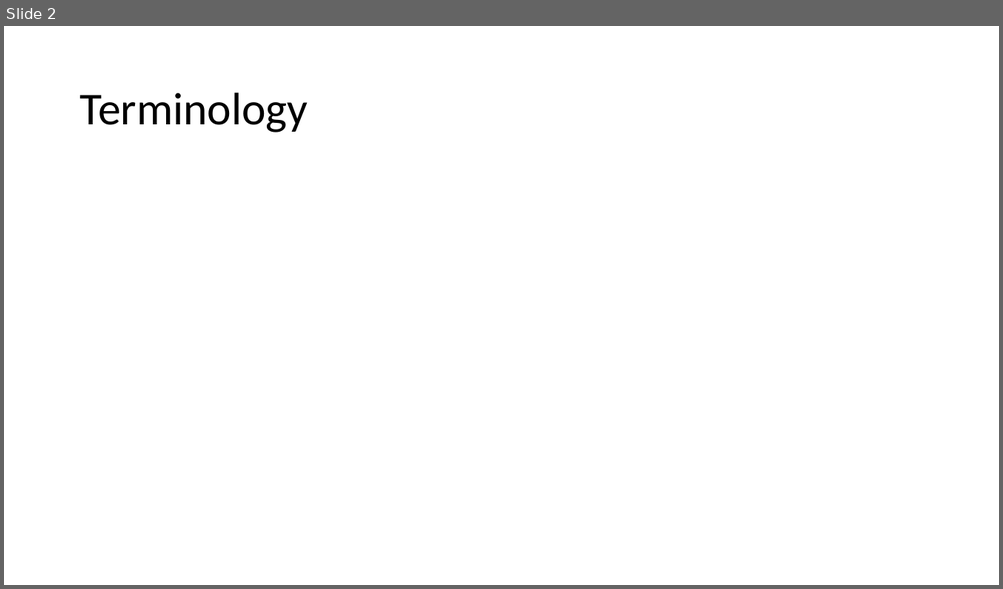
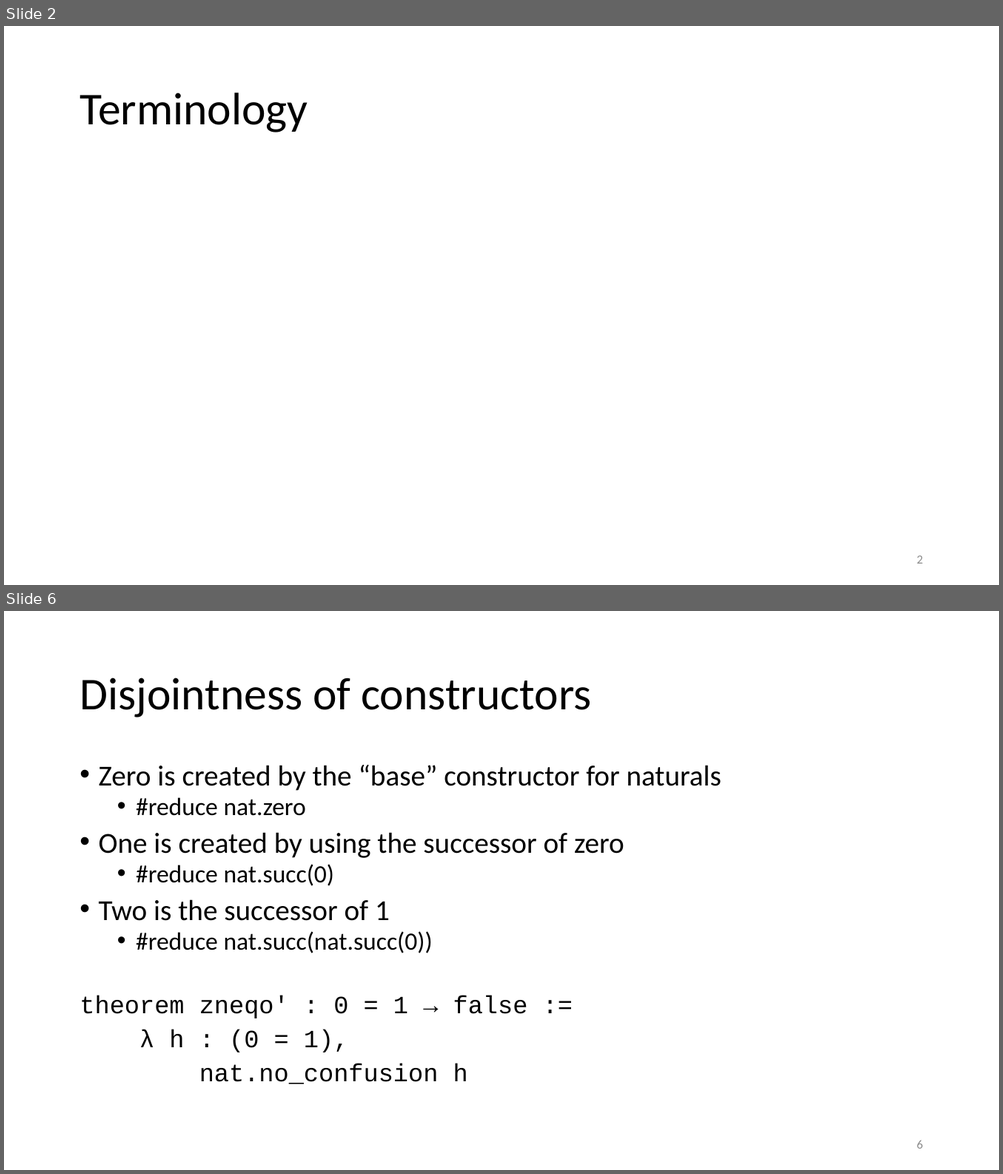
Before and after one commit to kevinsullivan/cs-dm, a slide deck: 06_Negation/Negation.pptx. Shown one above the other, each under a label of ours: slide 2 before the commit, slides 2 and 6 after it; the slides between them are not shown. The pictures are 1003x589 and 1003x1174 pixels, drawn with LibreOffice and Linux fonts; fonts in the diff are those of the drawing; grey boxes stand for pictures. Boxes give left, top, right and bottom in pixels: in the first picture for what was removed or moved away, otherwise in the second. Text is boxed around its words. In the diff, an @@ line names an element or a change of style, - is before the commit and + after.

```diff
--- a/06_Negation/Negation.pptx
+++ b/06_Negation/Negation.pptx
@@ slide 6 added at (4, 611, 999, 1170), background #FFFFFF @@
@@ title added at (79, 678, 591, 718), 44 pt, text #000000 @@
+Disjointness of constructors
@@ text added at (79, 765, 722, 1085), 24 pt, text #000000 @@
+• Zero is created by the “base” constructor for naturals
+  • #reduce nat.zero
+• One is created by using the successor of zero
+  • #reduce nat.succ(0)
+• Two is the successor of 1
+  • #reduce nat.succ(nat.succ(0))
+theorem zneqo' : 0 = 1 → false :=
+λ h : (0 = 1),
+nat.no_confusion h
@@ page number added at (916, 1141, 922, 1149), 12 pt, text #8C8C8C @@
+6
@@ slide 2 changed as well @@
@@ page number added at (916, 556, 922, 564), 12 pt, text #8C8C8C @@
+2
```
Also in this commit, not shown: 10 other slides changed, 17 other slides added, 1 other file.
